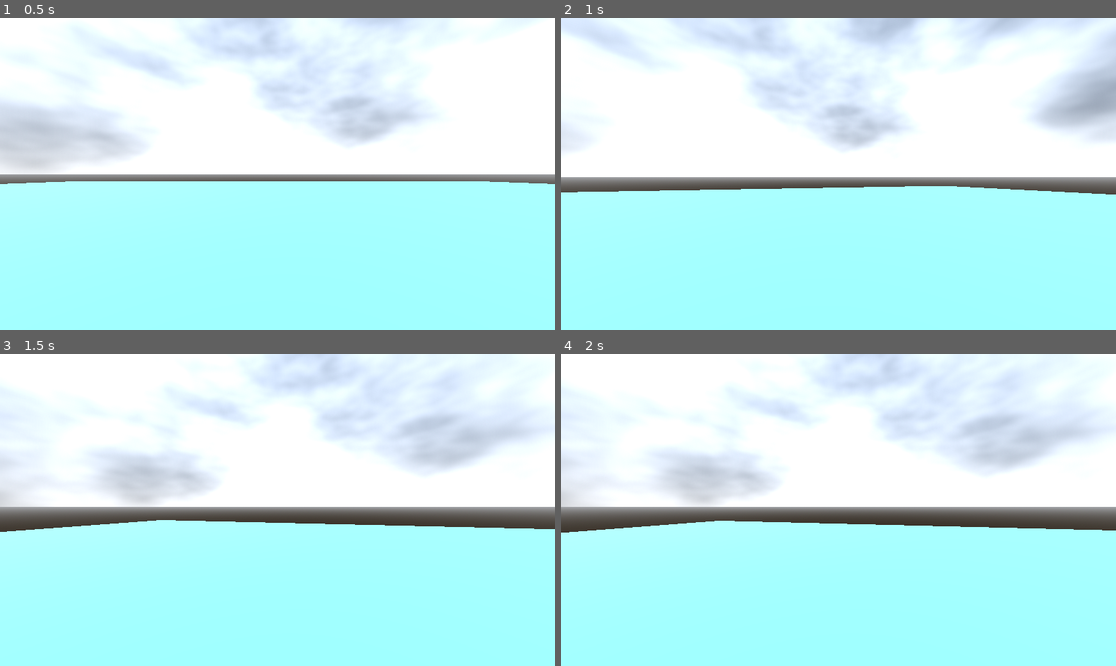
Above: before the commit, frames 1-4 (two rows, left to right).
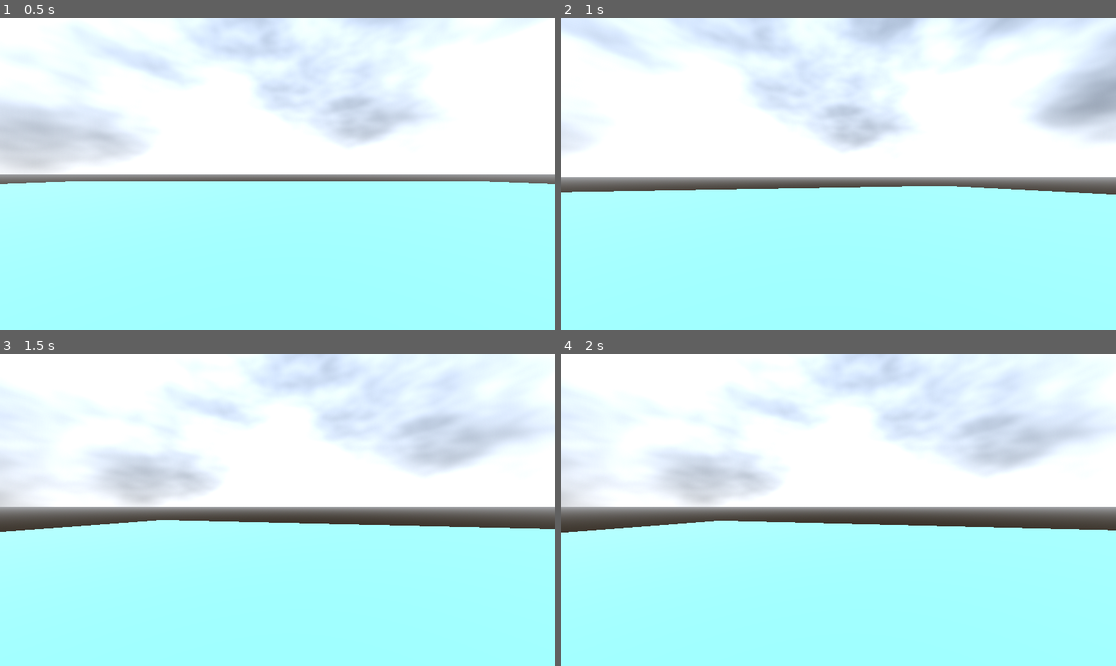
Above: after the commit, the same moments.

Repository: 1Magz1/FPS-Starter-Kit
Game: Godot game, scene res://Levels/General/general.tscn
The game is run twice, just before and just after one commit, with the same random seed, the same clock (stepped at 60 frames per second) and the same inputs.
Inputs (mouse positions are in pixels of both pictures, inside the frame that each line leads up to):
- Up to frame 1 (0.5 s): no input
- Up to frame 2 (1 s): tap Enter at 0.5 s; move the mouse to (866, 174) at 0.52 s; hold W (move_forward) from 0.53 s (still down); tap C (action_crouch) at 0.6 s; tap Space (action_jump) at 0.77 s
- Up to frame 3 (1.5 s): keep holding W (move_forward); move the mouse to (249, 510) at 1.27 s; tap Shift (action_walk) at 1.35 s
- Up to frame 4 (2 s): keep holding W (move_forward); tap Space (action_jump) at 1.52 s

Frame 1 is identical in both runs. In frame 2, less than 0.1% of the frame differs, in the area x 2-99%, y 53-57%; in frame 3, less than 0.1%; in frame 4, less than 0.1%, in the area x 1-99%, y 53-58%.

Commit message:
main
add lerp for movement

Diff:
--- a/Objects/Player/player.gd
+++ b/Objects/Player/player.gd
@@ -30,9 +30,11 @@
 }
 var gravity = ProjectSettings.get_setting("physics/3d/default_gravity")
 var input_movement = Vector2.ZERO
+var direction = Vector3.ZERO
 var current_movement_state = MovementState.Idle
 var is_walk_btn_pressed = false
 var is_crouch_btn_pressed = false
+const lerp_speed = 10.0
 
 func _ready():
 	Input.mouse_mode = Input.MOUSE_MODE_CAPTURED
@@ -42,7 +44,7 @@
 	toogle_switch(action_list.CROUCH)
 	set_movement_state()
 	handle_jump(delta)
-	handle_movement()
+	handle_movement(delta)
 	move_and_slide()
 
 func _unhandled_input(event):
@@ -52,13 +54,13 @@
 		camera.rotate_x(-event.relative.y * SENSITIVITY)
 		camera.rotation.x = clamp(camera.rotation.x, deg_to_rad(-60), deg_to_rad(80))
 
-func handle_movement():
+func handle_movement(delta):
 	var input := Input.get_vector(
 		movement_list.LEFT,
 		movement_list.RIGHT,
 		movement_list.FORWARD,
 		movement_list.BACK)
-	var direction = (head.transform.basis * Vector3(input.x, 0 , input.y)).normalized()
+	direction = lerp(direction, (head.transform.basis * Vector3(input.x, 0 , input.y)).normalized(), delta * lerp_speed)
 	var current_speed = 0
 
 	match current_movement_state:
@@ -79,7 +81,7 @@
 		velocity.y = JUMP_VELOCITY
 	elif Input.is_action_just_pressed(action_list.JUMP) and velocity.y >= JUMP_VELOCITY * DOUBLE_JUMP_TRESHOLD:
 		velocity.y = JUMP_VELOCITY * DOUBLE_JUMP_ACC
-	elif not is_on_floor():
+	elif !is_on_floor():
 		velocity.y -= JUMP_VELOCITY * delta
 
 func set_movement_state():
